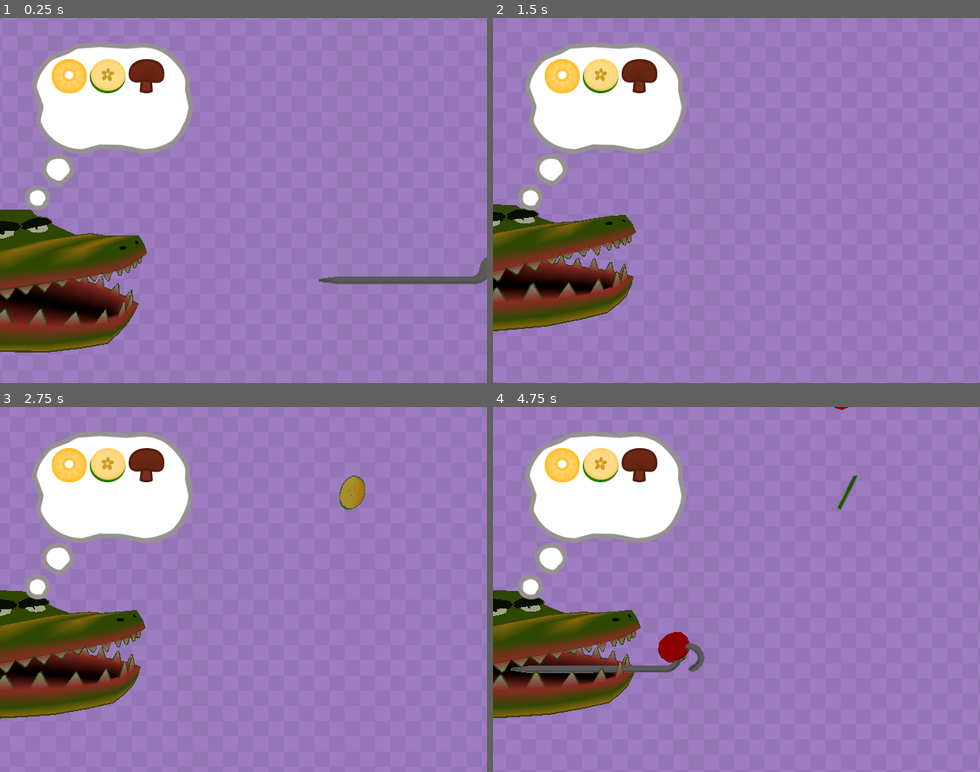
Above: before the commit, frames 1-4 (two rows, left to right).
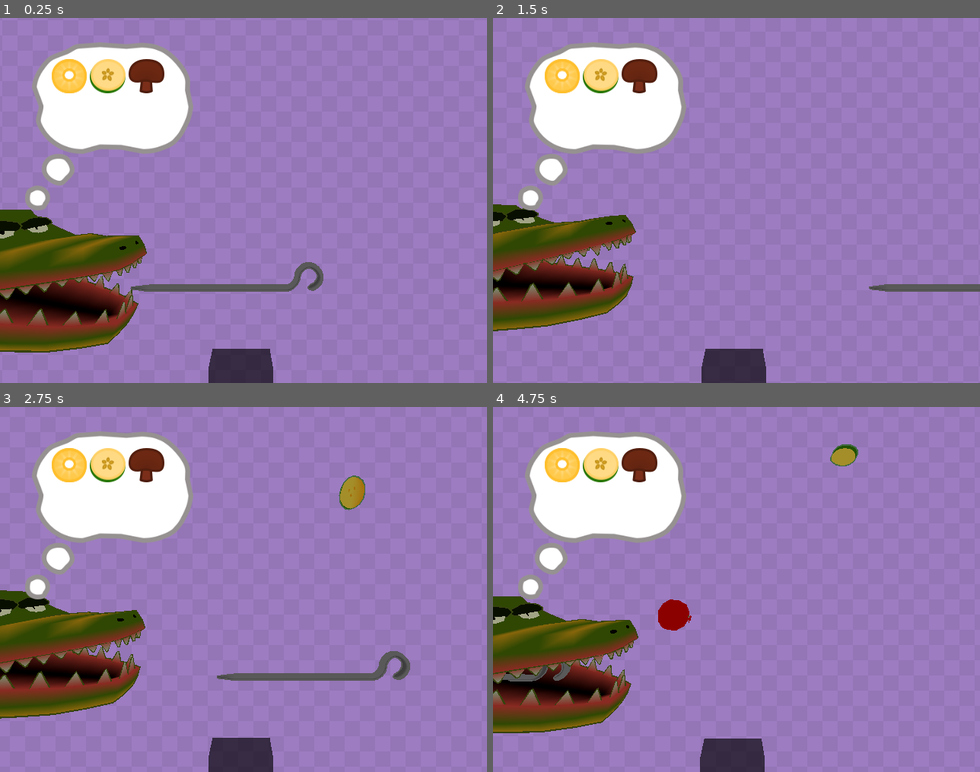
Above: after the commit, the same moments.

Repository: MartinLeGrand/AGES2026GameJam
Game: Godot game, scene res://Project/Maps/GameScene.tscn
The game is run twice, just before and just after one commit, with the same random seed, the same clock (stepped at 60 frames per second) and the same inputs. The engine's default icon, where the game draws it, is replaced by a stand-in: a white triangle on a blue panel in a dark square.
Inputs:
- Up to frame 1 (0.25 s): no input
- Up to frame 2 (1.5 s): hold Right (ui_right) 0.53-1.28 s; tap Space (chomp) at 0.6, 1.35 s; hold Left (ui_left) from 1.28 s (still down)
- Up to frame 3 (2.75 s): release Left (ui_left) at 2.03 s; hold Right (ui_right) from 2.03 s (still down); tap Space (chomp) at 2.1 s
- Up to frame 4 (4.75 s): tap Space (chomp) at 2.85, 3.6, 4.35 s; release Right (ui_right) at 3.53 s; hold Left (ui_left) from 3.53 s (still down)

The runs differ from the first frame. In frame 1, 2.9% of the frame differs, in the area x 26-100%, y 65-100%; in frame 2, 1.7%; in frame 3, 2.2%; in frame 4, 11%, in the area x 0-75%, y 0-100%.

Commit message:
Added chill guitar and stuff

Diff:
--- /dev/null
+++ b/Project/Audio/Cooking/frying_poly.tres
@@ -0,0 +1,3 @@
+[gd_resource type="AudioStreamPolyphonic" format=3 uid="uid://top5ufireixr"]
+
+[resource]
--- a/Project/GameObjects/Fire/Fire.tscn
+++ b/Project/GameObjects/Fire/Fire.tscn
@@ -11,7 +11,7 @@
 size = Vector3(2.663147, 1.0202332, 1)
 
 [sub_resource type="BoxShape3D" id="BoxShape3D_m148c"]
-size = Vector3(2.663147, 7.3085327, 1)
+size = Vector3(2.663147, 6.7012177, 1)
 
 [node name="Fire" type="Area3D" unique_id=88479697]
 collision_layer = 16
@@ -23,7 +23,7 @@
 mesh = SubResource("BoxMesh_wd5ij")
 
 [node name="CollisionShape3D" type="CollisionShape3D" parent="." unique_id=1947991531]
-transform = Transform3D(1, 0, 0, 0, 1, 0, 0, 0, 1, -0.11074829, 3.1542664, 0)
+transform = Transform3D(1, 0, 0, 0, 1, 0, 0, 0, 1, -0.11074829, 2.8506088, 0)
 shape = SubResource("BoxShape3D_m148c")
 
 [connection signal="body_entered" from="." to="." method="_on_body_entered"]
--- a/Project/GameObjects/Fire/fire.gd
+++ b/Project/GameObjects/Fire/fire.gd
@@ -4,7 +4,11 @@
 func _on_body_entered(body: Node3D) -> void:
 	if body is Food:
 		body.over_fire = true
+		if body.is_speared:
+			FXManager.request_fx(FXManager.FX.START_COOKING)
 
 func _on_body_exited(body: Node3D) -> void:
 	if body is Food:
 		body.over_fire = false
+		if body.is_speared:
+			FXManager.request_fx(FXManager.FX.STOP_COOKING)
--- a/Project/Globals/EffectManager/FXManager.tscn
+++ b/Project/Globals/EffectManager/FXManager.tscn
@@ -3,8 +3,9 @@
 [ext_resource type="Script" uid="uid://hu6o6gttl1bu" path="res://Project/Globals/EffectManager/fx_manager.gd" id="1_n5l7t"]
 [ext_resource type="AudioStream" uid="uid://b56g15d71rpr7" path="res://Project/Audio/Eat/crunch_randomizer.tres" id="2_x5b0v"]
 [ext_resource type="AudioStream" uid="uid://cvvur8xb5k2xv" path="res://Project/Audio/Spitted/SpittedPineapple/spitted_random.tres" id="3_x5b0v"]
-[ext_resource type="AudioStream" uid="uid://drwvhb2grpkqs" path="res://Project/Audio/Music/placeholder_goofy_ah_music.wav" id="4_ular8"]
+[ext_resource type="AudioStream" uid="uid://dfkx3vqkqe3qg" path="res://Project/Audio/Music/chill_guitar.wav" id="4_tpnj6"]
 [ext_resource type="AudioStream" uid="uid://dhasbkfvn7fde" path="res://Project/Audio/Spitted/CollidingWithSpit/spit_collide.tres" id="5_tpnj6"]
+[ext_resource type="AudioStream" uid="uid://top5ufireixr" path="res://Project/Audio/Cooking/frying_poly.tres" id="6_mns4h"]
 
 [node name="EffectManager" type="Node" unique_id=1494129916]
 process_mode = 3
@@ -25,7 +26,7 @@
 bus = &"Spitted"
 
 [node name="Music" type="AudioStreamPlayer" parent="." unique_id=2077785328]
-stream = ExtResource("4_ular8")
+stream = ExtResource("4_tpnj6")
 autoplay = true
 bus = &"Music"
 
@@ -33,4 +34,7 @@
 stream = ExtResource("5_tpnj6")
 volume_db = -10.0
 
+[node name="FryingSound" type="AudioStreamPlayer" parent="." unique_id=917541814]
+stream = ExtResource("6_mns4h")
+
 [connection signal="timeout" from="ResetTimer" to="." method="_on_reset_timer_timeout"]
--- a/Project/Globals/EffectManager/fx_manager.gd
+++ b/Project/Globals/EffectManager/fx_manager.gd
@@ -12,7 +12,11 @@
 	SPITTED_ZUCC,
 	SPITTED_TOMATO,
 	SPITTED_PINE,
+	START_COOKING,
+	STOP_COOKING,
 }
+
+const FRYING_LOOP = preload("uid://b0cf30v31j0j7")
 
 const SPITTED_SHROOM = preload("uid://d1lshd1msyf85")
 const SPITTED_RANDOMIZER = preload("uid://cvvur8xb5k2xv")
@@ -31,10 +35,20 @@
 var _fx_queue: Array[FX] = []
 var _fx_available: bool = true
 
+var frying_poly_playback: AudioStreamPlaybackPolyphonic
+var _playing_frying: Array[int] = []
+
 @onready var reset_timer: Timer = $ResetTimer
 @onready var crunch_sound: AudioStreamPlayer = $CrunchSound
 @onready var spitted_sound: AudioStreamPlayer = $SpittedSound
 @onready var bouncing_on_spit: AudioStreamPlayer = $BouncingOnSpit
+
+@onready var frying_sound: AudioStreamPlayer = $FryingSound
+
+
+func _ready() -> void:
+	frying_sound.play()
+	frying_poly_playback = frying_sound.get_stream_playback()
 
 
 ## Freezes cam and plays audio
@@ -56,6 +70,12 @@
 		FX.BOUNCE_ON_SPIT:
 			GameManager.camera.add_trauma(0.1)
 			bouncing_on_spit.play()
+			return
+		FX.START_COOKING:
+			play_a_frying_sound()
+			return
+		FX.STOP_COOKING:
+			stop_a_frying_sound()
 			return
 		FX.SPITTED_SHROOM:
 			spitted_sound.stream = SPITTED_SHROOM
@@ -95,3 +115,13 @@
 
 func _on_reset_timer_timeout() -> void:
 	combo_mult = BASE_MULT
+
+
+func play_a_frying_sound() -> void:
+	_playing_frying.append(frying_poly_playback.play_stream(FRYING_LOOP, randf_range(0, FRYING_LOOP.get_length())))
+
+
+func stop_a_frying_sound() -> void:
+	if _playing_frying.is_empty():
+		return
+	frying_poly_playback.stop_stream(_playing_frying.pop_front())
--- a/Project/Maps/GameScene.tscn
+++ b/Project/Maps/GameScene.tscn
@@ -9,6 +9,7 @@
 [ext_resource type="Script" uid="uid://na5ryfkm6iaj" path="res://Project/Scripts/text_test.gd" id="5_q8uac"]
 [ext_resource type="Material" uid="uid://cx6utliwik3uh" path="res://Project/Materials/vertex_unshaded.tres" id="6_p7xys"]
 [ext_resource type="PackedScene" uid="uid://jhui4717qmye" path="res://Project/GameObjects/Collector/Collector.tscn" id="9_e8hnt"]
+[ext_resource type="PackedScene" uid="uid://dr6dff44m6wmu" path="res://Project/GameObjects/Fire/Fire.tscn" id="10_q8uac"]
 
 [sub_resource type="Environment" id="Environment_d2qli"]
 background_mode = 3
@@ -218,8 +219,8 @@
 transform = Transform3D(1, 0, 0, 0, 1, 0, 0, 0, 1, 0, 10, -5)
 
 [node name="Spear" parent="." unique_id=1700181818 instance=ExtResource("3_d62tq")]
-transform = Transform3D(1, 0, 0, 0, 1, 0, 0, 0, 1, 7.5, -3.5, -5)
-max_move_x = 20.0
+transform = Transform3D(1, 0, 0, 0, 1, 0, 0, 0, 1, -0.72889566, -3.8391643, -5)
+max_move_x = 14.0
 
 [node name="TextEffectSpawner" parent="Spear" unique_id=902985388 node_paths=PackedStringArray("canvasLayer") instance=ExtResource("4_e8hnt")]
 transform = Transform3D(1, 0, 0, 0, 1, 0, 0, 0, 1, -4, 0, 0)
@@ -252,3 +253,6 @@
 [node name="AnimationPlayer" type="AnimationPlayer" parent="." unique_id=1465568509]
 libraries/ = SubResource("AnimationLibrary_gctcx")
 autoplay = &"croc_idle"
+
+[node name="Fire" parent="." unique_id=88479697 instance=ExtResource("10_q8uac")]
+transform = Transform3D(1, 0, 0, 0, 1, 0, 0, 0, 1, 0, -7.4289975, -5)
--- a/default_bus_layout.tres
+++ b/default_bus_layout.tres
@@ -28,7 +28,7 @@
 bus/1/solo = false
 bus/1/mute = false
 bus/1/bypass_fx = false
-bus/1/volume_db = -4.504105
+bus/1/volume_db = -14.622803
 bus/1/send = &"Master"
 bus/1/effect/0/effect = SubResource("AudioEffectCompressor_j3pel")
 bus/1/effect/0/enabled = true
Not shown, added: Project/Audio/Cooking/frying_loop.wav.import
Not shown, added: Project/Audio/Music/chill_guitar.wav.import
Not shown, added: Project/Audio/Cooking/frying_loop.wav
Not shown, added: Project/Audio/Music/chill_guitar.wav
